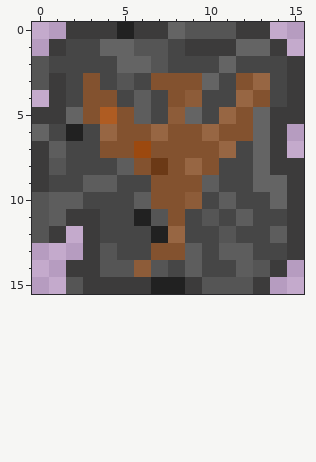
A pixel-art sprite gets an edit: frontend/public/0.png. The picture above is the old version.
The file is 16x16 pixels. Colours within 5 levels of each other are drawn and written as one.
New version:
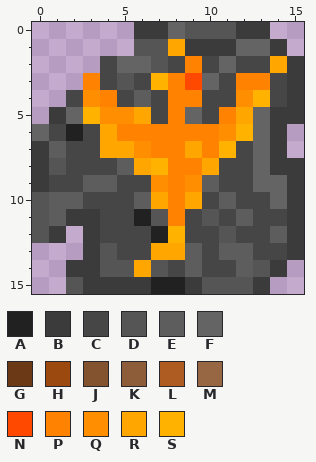
Palette (. is transparent): A #212121  B #3c3b3b  C #464646  D #555555  E #5d5d5d  F #646464  G #6b3916  H #9c490f  J #83522f  K #8d5c39  L #af5c22  M #976643  N #ff4800  P #ff8300  Q #ff8f00  R #ffa700  S #ffb300
From old to new:
Colour J gives way to colour N in row 3 at x 9.
Colour C gives way to colour P in row 2 at x 9.
Colour J gives way to colour P in row 3 at x 3, 8 and 12; in row 4 at x 4 and 8; in row 6 at x 5 to 6 and 8 to 9; in row 7 at x 7 to 8 and 10; in rows 8 to 11 at x 8.
Colour K gives way to colour P in row 4 at x 9; in row 5 at x 8.
Colour M gives way to colour P in row 3 at x 13; in row 5 at x 11; in row 6 at x 7 and 10; in row 8 at x 9.
Colour H gives way to colour Q in row 7 at x 6.
Colour J gives way to colour Q in row 4 at x 3; in row 5 at x 5; in row 6 at x 11; in row 9 at x 7 and 9.
Colour L gives way to colour Q in row 5 at x 4.
Colour M gives way to colour Q in row 4 at x 12.
Colour C gives way to colour R in row 1 at x 8; in row 2 at x 14.
Colour E gives way to colour R in row 5 at x 6.
Colour J gives way to colour R in row 5 at x 12; in row 7 at x 4 to 5 and 9; in row 8 at x 6 and 10; in row 10 at x 7; in row 13 at x 7 to 8.
Colour K gives way to colour R in row 10 at x 9; in row 14 at x 6.
Colour M gives way to colour R in row 6 at x 4.
Colour G gives way to colour S in row 8 at x 7.
Colour J gives way to colour S in row 3 at x 7; in row 4 at x 13; in row 5 at x 3; in row 6 at x 12.
Colour M gives way to colour S in row 7 at x 11; in row 12 at x 8.
The edit erases colour A in row 0 at x 5.
The edit erases colour B in row 0 at x 2 to 4; in row 1 at x 1; in rows 3 to 4 at x 1; in row 5 at x 0.
The edit erases colour C in row 1 at x 2 to 3; in row 2 at x 1 to 3; in row 3 at x 2.
The edit erases colour D in rows 2 to 3 at x 0.
The edit erases colour F in row 1 at x 4 to 5.
Where, in picture pixels (left, top, right, bottom), the same in both pictures:
changed: (32, 22, 287, 277)
